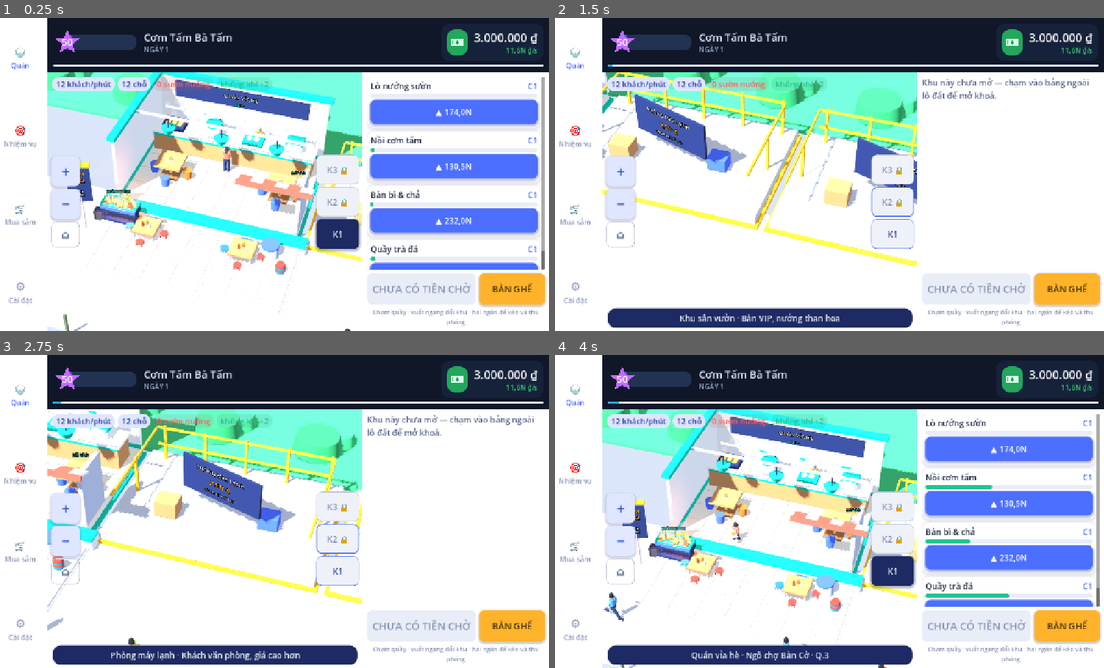
Above: before the commit, frames 1-4 (two rows, left to right).
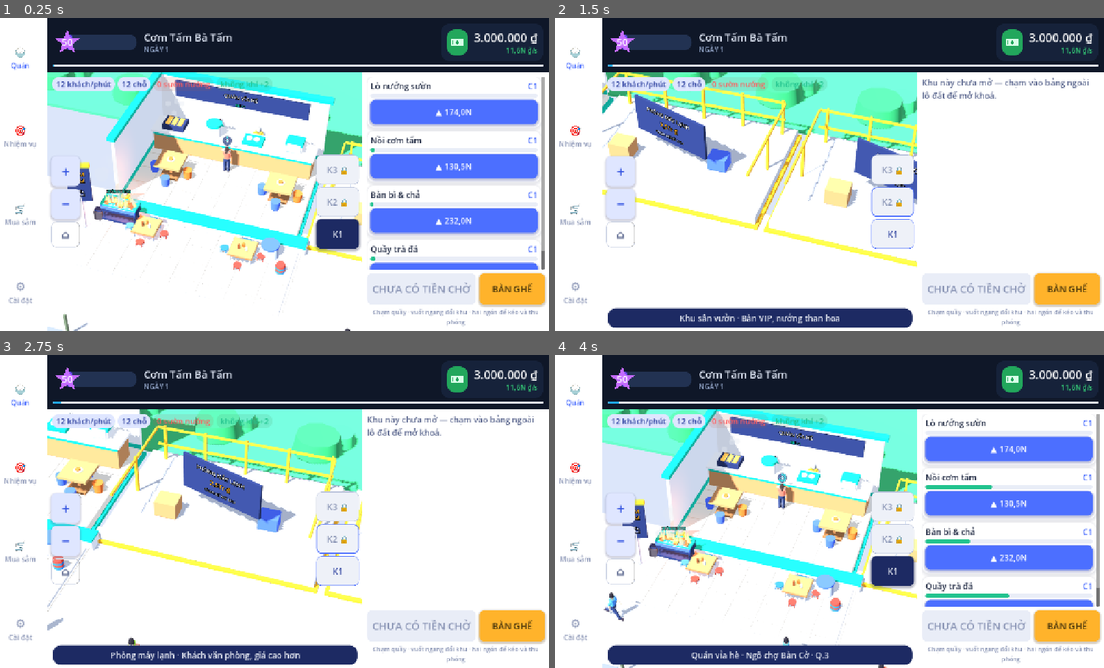
Above: after the commit, the same moments.

Repository: AnhGeek/ComTam-Tycoon
Game: Godot game, scene res://main.tscn
Same seed, same stepped clock (60 frames per second), same inputs: the game is played once before the commit and once after it.
Inputs:
- Up to frame 1 (0.25 s): no input
- Up to frame 2 (1.5 s): click "+" at 0.5 s; click "K3 🔒" at 1.25 s
- Up to frame 3 (2.75 s): click "K2 🔒" at 2 s
- Up to frame 4 (4 s): click "K1" at 2.75 s; click "−" at 3.5 s

The runs differ from the first frame. In frame 1, 1.8% of the frame differs, in the area x 24-64%, y 27-70%; in frame 2, less than 0.1%; in frame 3, 1.8%; in frame 4, 2.1%.

Commit message:
Strip the room clutter and put a service ring over the waiter
Removed, as asked: the hanging lamps and the crossbeam they hung from, the
door canopy over the pavement, the doorframe and its LỐI VÀO label, and the
gold money banners plus name labels floating above each counter. The per-
counter progress strip went with them — the counter strip on the right of the
screen already shows the same thing, and money is gathered with the THU button
or a manager.

In their place, one small ring rides above the waiter's head, visible only
while he is standing at the counter waiting for a dish. It fills over
GameManager.service_time(), which is SERVICE_BASE divided by the summed output
(batch / cycle) of every open counter in that wing — so upgrading Lò nướng
sườn, Nồi cơm tấm, Bàn bì & chả or Quầy trà đá visibly shortens the wait. The
ring is parented to the waiter so it follows him, and its global rotation is
pinned to the camera angle so it stays face-on however he turns.

Co-Authored-By: Claude Opus 5 <noreply@anthropic.com>

Diff:
--- a/scripts/game_manager.gd
+++ b/scripts/game_manager.gd
@@ -431,6 +431,29 @@
         var lai := station_price(str(id)) - station_cost_per_portion(str(id))
         total += lai * float(station_batch(str(id))) / maxf(station_cycle(str(id)), 0.1)
     return total * revenue_multiplier()
+
+
+## Sức làm của cả một khu: cộng năng suất (phần/giây) của MỌI quầy đang mở trong
+## khu đó. Quầy càng lên cấp, mẻ càng nhiều và càng nhanh, nên tổng này càng lớn.
+func service_rate(fid: String) -> float:
+    var total := 0.0
+    for id in stations_on_floor(fid):
+        var sid := str(id)
+        if not is_station_open(sid):
+            continue
+        total += float(station_batch(sid)) / maxf(station_cycle(sid), 0.1)
+    return total
+
+
+## Bao lâu thì người phục vụ bưng được một đĩa: nghịch đảo của tổng năng suất
+## trên. Kẹp lại cho khỏi nhanh quá (nhìn giật) hay chậm quá (tưởng đứng hình).
+const SERVICE_BASE := 4.0          # nhịp chờ khi cả khu mới chỉ có một quầy cấp 1
+
+func service_time(fid: String) -> float:
+    var rate := service_rate(fid)
+    if rate <= 0.001:
+        return 12.0
+    return clampf(SERVICE_BASE / rate, 1.0, 12.0)
 
 
 ## Uy tín chia thành các bậc 25 điểm: ngôi sao trên HUD hiện bậc, thanh tím bên
--- a/scripts/tycoon_world.gd
+++ b/scripts/tycoon_world.gd
@@ -26,6 +26,7 @@
 const GRILL_POS := Vector3(-3.25, 0.0, ROOM_D * 0.5 + 0.95)
 const GRILL_MEATS := 6             # số miếng thịt bày trên vỉ cho vui mắt
 
+const SERVICE_SEGMENTS := 12       # số vạch trên vòng "đang ra món"
 const MAX_CUSTOMERS := 12          # trần số khách mỗi khu, giữ cho điện thoại yếu chạy mượt
 const ACTOR_LOD_RANGE := 1.5       # khu cách tầm nhìn quá xa thì thôi tính hoạt hình
 const ROOM_W := 7.6
@@ -128,6 +129,7 @@
 var _dragging := false
 var _drag_moved := 0.0
 var _floats: Array = []
+var _service: Dictionary = {}      # chỉ số khu -> vòng tròn báo nhịp ra món
 var _grill: Dictionary = {}        # các bộ phận của lò than để cập nhật mỗi khung hình
 var _reported_floor := -1
 var _multi := false                 # đang có từ hai ngón trở lên chạm màn hình
@@ -362,6 +364,7 @@
     _furni_nodes.clear()
     _furni_by_index.clear()
     _blockers.clear()
+    _service.clear()
     _grill.clear()
 
     for i in GameManager.FLOORS.size():
@@ -418,21 +421,11 @@
         0, wall_h - 0.5, -hd + 0.2, false)
     _label3d(node, "KHU %d" % (index + 1), 26, accent, 0, wall_h - 0.9, -hd + 0.2, false)
 
-    # đèn thả: treo trên thanh xà ngang vì không còn trần để móc
-    var beam_y := wall_h - 0.12
-    _box(node, ROOM_W, 0.1, 0.1, C_STEEL_LIGHT, 0, beam_y, 0.4, 0.6)
-    for lx in [-2.3, 0.0, 2.3]:
-        _cylinder(node, 0.02, 0.02, 0.5, C_STEEL_DARK, lx, beam_y - 0.3, 0.4, 6)
-        _cylinder(node, 0.32, 0.16, 0.26, accent, lx, beam_y - 0.63, 0.4, 12)
-
     # quầy bếp dọc tường sau
     _box(node, ROOM_W - 0.5, 0.95, 1.0, C_WOOD, 0, 0.48, -hd + 1.15)
     _box(node, ROOM_W - 0.5, 0.16, 1.02, accent, 0, 0.9, -hd + 1.15, 0.5)
     _box(node, ROOM_W - 0.3, 0.1, 1.16, C_WALL, 0, 1.02, -hd + 1.15, 0.55)
 
-    # khung cửa mở ra vỉa hè: khu nào cũng có, vì khu nào cũng nằm mặt tiền
-    _box(node, 0.18, wall_h * 0.72, 1.5, C_STEEL_LIGHT, hw - 0.09, wall_h * 0.36, hd - 0.9, 0.4)
-    _label3d(node, "LỐI VÀO", 22, accent, hw - 0.32, wall_h * 0.72 + 0.3, hd - 0.9)
     # vỉa hè trước quán chạy suốt cả dãy; riêng khu trệt mới có lò than + bảng hiệu
     _build_terrace(node, accent, index == 0)
 
@@ -756,20 +749,6 @@
     # bậc thềm bước lên nền quán
     _box(t, ROOM_W + 1.0, 0.4, 0.55, C_WALL_DEEP, 0, 0.2, hd + 0.28, 0.85)
     _box(t, ROOM_W + 1.0, 0.06, 0.6, accent, 0, 0.42, hd + 0.28, 0.5)
-
-    # Mái hiên bây giờ chỉ là tấm che con con ngay trên khung cửa. Nhìn chúc từ
-    # trên xuống mà kéo dài hết mặt tiền thì nó úp kín cả lòng quán lẫn vỉa hè.
-    var aw_w := 2.8
-    var aw := Node3D.new()
-    aw.position = Vector3(hw - 0.9, FLOOR_H - OUT_Y - 0.6, hd + 0.16)
-    aw.rotation.x = -0.34
-    t.add_child(aw)
-    var strips := 6
-    for i in strips:
-        var c: Color = C_AWNING if i % 2 == 0 else Color8(0xfa, 0xf6, 0xef)
-        _box(aw, aw_w / float(strips), 0.07, 0.62, c,
-            -aw_w * 0.5 + (float(i) + 0.5) * aw_w / float(strips), 0, 0.31, 0.8)
-    _box(aw, aw_w + 0.1, 0.2, 0.07, C_AWNING, 0, -0.05, 0.62, 0.7)
 
     # Bảng hiệu chỉ dựng một cái ở đầu dãy (khu trệt), nép mé trái vỉa hè. Dựng
     # mỗi khu một cái thì cả dãy toàn cột, che mất lòng quán khi nhìn chúc xuống.
@@ -990,47 +969,68 @@
         _:
             _box(holder, 0.9, 0.5, 0.7, body_col, 0, 1.25, 0)
 
-    var bar_y := 2.05
-    var name_y := 2.34
-    var bubble_y := 2.95
-
-    # thanh tiến độ mẻ
-    var bar_root := Node3D.new()
-    bar_root.position = Vector3(0, bar_y, 0)
-    holder.add_child(bar_root)
-    _box(bar_root, 0.9, 0.1, 0.05, Color8(0xe5, 0xea, 0xf5), 0, 0, 0, 0.6)
-    var fill := _box(bar_root, 0.84, 0.07, 0.07, accent, 0, 0, 0.01, 0.4)
-
-    # chỉ hiện nhãn khi quầy còn khoá; tên quầy đã có ở dải quầy dưới màn hình
-    var name_label := _label3d(holder, "", 24, C_LOCK, 0, name_y, 0)
-    name_label.outline_size = 14
-    name_label.outline_modulate = Color(1, 1, 1, 0.92)
-    name_label.visible = not open
-
-    # bong bóng tiền
-    var bubble := Node3D.new()
-    bubble.position = Vector3(0, bubble_y, 0)
-    bubble.visible = false
-    holder.add_child(bubble)
-    var bmat := StandardMaterial3D.new()
-    bmat.albedo_color = C_GOLD
-    bmat.emission_enabled = true
-    bmat.emission = C_GOLD
-    bmat.emission_energy_multiplier = 0.45
-    bmat.billboard_mode = BaseMaterial3D.BILLBOARD_ENABLED
-    var plate := _box(bubble, 1.02, 0.38, 0.04, C_GOLD, 0, 0, 0, 0.35)
-    plate.material_override = bmat
-    var bubble_label := _label3d(bubble, "", 25, Color8(0x40, 0x30, 0x0a), 0, 0, 0.05)
-
+    # Trên đầu quầy giờ để trống hẳn: không thanh tiến độ, không nhãn tên, không
+    # bảng tiền vàng che mất người đứng bếp. Tiến độ từng quầy đã có ở dải quầy
+    # bên phải màn hình, còn tiền thì bấm nút THU (hoặc thuê quản lý) là gom hết.
     _touch_area(holder, "boost", sid, Vector3(0, 1.05, 0), Vector3(1.2, 1.9, 1.15))
-    var bubble_area := _touch_area(holder, "collect", sid, Vector3(0, bubble_y, 0), Vector3(1.12, 0.5, 0.4))
 
     _station_nodes[sid] = {
-        "holder": holder, "bubble": bubble, "bubble_label": bubble_label,
-        "name_label": name_label, "fill": fill, "bubble_y": bubble_y,
-        "bubble_area": bubble_area, "smoke": smoke, "floor": floor_index,
-        "punch": 0.0,
+        "holder": holder, "smoke": smoke, "floor": floor_index, "punch": 0.0,
     }
+
+
+## Vòng tròn "đang chờ món" treo NGAY TRÊN ĐẦU người phục vụ nên nó đi theo
+## người luôn. Vòng chạy nhanh hay chậm là do TỔNG sức làm của mọi quầy trong
+## khu (xem GameManager.service_time), và chỉ hiện lúc người ta đứng chờ món.
+func _build_service_meter(server: Node3D, index: int, accent: Color) -> void:
+    var ring := Node3D.new()
+    ring.name = "ServiceMeter"
+    # toạ độ nội bộ của nhân vật (đã thu nhỏ theo CHAR_SCALE), 2.25 là quá đỉnh đầu
+    ring.position = Vector3(0, 2.25, 0)
+    ring.visible = false
+    server.add_child(ring)
+
+    # đĩa nền tối cho các vạch nổi lên
+    _cylinder(ring, 0.27, 0.27, 0.04, Color8(0x22, 0x2c, 0x44), 0, 0, 0.03, 20) \
+        .rotation_degrees = Vector3(90, 0, 0)
+
+    var segs: Array = []
+    for i in SERVICE_SEGMENTS:
+        var ang := TAU * float(i) / float(SERVICE_SEGMENTS) - PI * 0.5
+        var seg := _box(ring, 0.07, 0.115, 0.03, C_STEEL_LIGHT,
+            cos(ang) * 0.19, -sin(ang) * 0.19, 0.06, 0.4)
+        seg.rotation.z = -ang - PI * 0.5
+        segs.append(seg)
+
+    # đĩa cơm nhỏ ở giữa cho biết vòng này nói về chuyện ra món
+    _cylinder(ring, 0.08, 0.08, 0.03, C_PLATE, 0, 0, 0.07, 14) \
+        .rotation_degrees = Vector3(90, 0, 0)
+    _cylinder(ring, 0.045, 0.045, 0.04, accent, 0, 0, 0.09, 12) \
+        .rotation_degrees = Vector3(90, 0, 0)
+
+    _service[index] = {"node": ring, "segs": segs, "ratio": 0.0, "accent": accent}
+
+
+## Vòng tròn luôn quay mặt về phía máy quay (máy quay chỉ đổi hướng ngang) và
+## sáng dần theo tiến độ mẻ tiếp theo.
+func _update_service(_delta: float) -> void:
+    for index in _service:
+        var m: Dictionary = _service[index]
+        var ring: Node3D = m["node"]
+        if not is_instance_valid(ring) or not ring.visible:
+            continue
+        # người phục vụ xoay hướng nào cũng mặc: đặt hướng TUYỆT ĐỐI cho vòng
+        ring.global_rotation = Vector3(deg_to_rad(CAM_PITCH), yaw, 0)
+        var ratio := clampf(float(m["ratio"]), 0.0, 1.0)
+        var lit := int(round(ratio * float(SERVICE_SEGMENTS)))
+        var segs: Array = m["segs"]
+        for i in segs.size():
+            var seg: MeshInstance3D = segs[i]
+            var on := i < lit
+            var c: Color = C_OK if on else Color8(0x3a, 0x46, 0x63)
+            var mat := seg.material_override as StandardMaterial3D
+            if mat != null and mat.albedo_color != c:
+                seg.material_override = ComTamChars.mat(c, 0.4)
 
 
 func _touch_area(parent: Node3D, kind: String, id: String, pos: Vector3, size: Vector3) -> Area3D:
@@ -1141,6 +1141,7 @@
     var dish := _make_dish(tray)
     dish.position = Vector3(0, 0.045, 0)
     dish.visible = false
+    _build_service_meter(linh, index, FLOOR_ACCENTS[index % FLOOR_ACCENTS.size()])
     _actors.append({"node": linh, "rig": rig, "mode": "server", "floor": index,
         "state": "wait", "t": 0.0, "dish": dish, "tray": tray, "pickup": pickup,
         "target": pickup, "y": 0.0, "phase": 0.0})
@@ -1185,6 +1186,7 @@
         focus_changed.emit(now_floor)
     _update_camera()
     _update_stations()
+    _update_service(delta)
     _update_grill(delta)
     _update_actors(delta)
     _update_floats(delta)
@@ -1194,33 +1196,9 @@
     var dt := get_process_delta_time()
     for sid in _station_nodes:
         var st: Dictionary = _station_nodes[sid]
-        var open := GameManager.is_station_open(str(sid))
         var holder: Node3D = st["holder"]
 
-        var amount := float(GameManager.pending.get(sid, 0.0))
-        var bubble: Node3D = st["bubble"]
-        if amount >= 1.0:
-            bubble.visible = true
-            (st["bubble_label"] as Label3D).text = UIKit.money_short(amount) + " ₫"
-            bubble.position.y = float(st["bubble_y"]) + sin(_time * 2.6) * 0.08
-            var k := 1.0 + sin(_time * 4.2) * 0.05
-            bubble.scale = Vector3(k, k, k)
-        elif bubble.visible:
-            bubble.visible = false
-        (st["bubble_area"] as Area3D).collision_layer = 1 if bubble.visible else 0
-
-        var nm: Label3D = st["name_label"]
-        nm.visible = not open
-        if nm.visible:
-            nm.text = str(GameManager.STATIONS[sid]["name"]).to_upper() + " · KHOÁ"
-            var away := absf(float(int(st["floor"])) - focus)
-            nm.modulate.a = clampf(1.0 - away * 0.85, 0.1, 1.0)
-
-        var pr := clampf(float(GameManager.progress.get(sid, 0.0)), 0.0, 1.0) if open else 0.0
-        var fill: MeshInstance3D = st["fill"]
-        fill.scale.x = maxf(pr, 0.001)
-        fill.position.x = -(1.0 - pr) * 0.42
-
+        # nhún một cái khi vừa được thúc nấu nhanh
         var punch := float(st["punch"])
         if punch > 0.0:
             punch = maxf(0.0, punch - dt * 3.5)
@@ -1284,15 +1262,21 @@
 
     match str(a["state"]):
         "wait":
-            # đứng ở quầy chờ món ra
+            # Đứng ở quầy chờ món ra. Chờ bao lâu là do TỔNG sức làm của mọi quầy
+            # trong khu, và vòng tròn trên quầy chạy đúng theo quãng chờ này.
             ComTamChars.idle(rig, t)
             node.rotation.y = PI
-            if float(a["t"]) > 1.4:
+            var fid := str(GameManager.FLOORS[int(a["floor"])]["id"])
+            var wait_for := GameManager.service_time(fid)
+            _set_service_ratio(int(a["floor"]), float(a["t"]) / wait_for, true)
+            if float(a["t"]) > wait_for:
                 var target = _pick_table(int(a["floor"]))
                 if target != null:
                     a["target"] = target
                     a["state"] = "deliver"
                     a["t"] = 0.0
+                    # bưng được đĩa rồi thì tắt vòng, đi giao đã
+                    _set_service_ratio(int(a["floor"]), 0.0, false)
         "deliver":
             carrying = true
             var tgt: Vector3 = a["target"]
@@ -1329,6 +1313,17 @@
     node.position.y = move_toward(node.position.y, float(a.get("y", 0.0)), delta * 1.8)
     _carry_pose(rig)
     _level_tray(a["tray"])
+
+
+## Đặt tiến độ (và cho ẩn/hiện) vòng "đang chờ món" của một khu.
+func _set_service_ratio(index: int, ratio: float, show: bool = true) -> void:
+    if not _service.has(index):
+        return
+    var m: Dictionary = _service[index]
+    m["ratio"] = clampf(ratio, 0.0, 1.0)
+    var ring: Node3D = m["node"]
+    if is_instance_valid(ring) and ring.visible != show:
+        ring.visible = show
 
 
 ## Tay cầm khay giữ nguyên tư thế bưng, kể cả lúc đang bước đi.
@@ -1861,18 +1856,8 @@
     var col: Node = hit["collider"]
     var kind := str(col.get_meta("kind", ""))
     var id := str(col.get_meta("id", ""))
-    var st: Dictionary = _station_nodes.get(id, {})
 
     match kind:
-        "collect":
-            var amount := float(GameManager.pending.get(id, 0.0))
-            if amount < 1.0:
-                return
-            GameManager.collect(id)
-            if not st.is_empty():
-                spawn_float("+" + UIKit.money_short(amount) + " ₫",
-                    (st["holder"] as Node3D).global_position + Vector3(0, 3.3, 0))
-            collected.emit(amount)
         "boost":
             # Chạm vào quầy là MỞ BẢNG nâng cấp. Trước đây cú chạm bị nuốt luôn
             # vào việc nấu nhanh nên chẳng ai tìm ra bảng; nút nấu nhanh bây giờ
